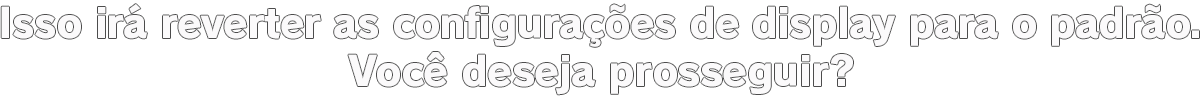
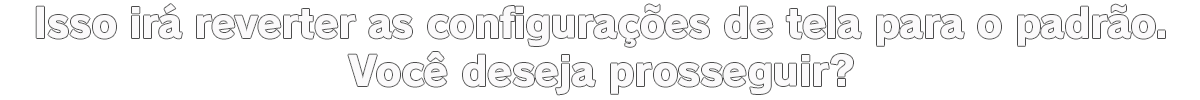
Revision of a layered 1200 x 100 image; what changed, layer by layer:
renamed "Isso irá reverter as configurações de display para o padrão." to "Isso irá reverter as configurações de tela para o padrão.", painted on it over <box>1,4,1199,47</box>
